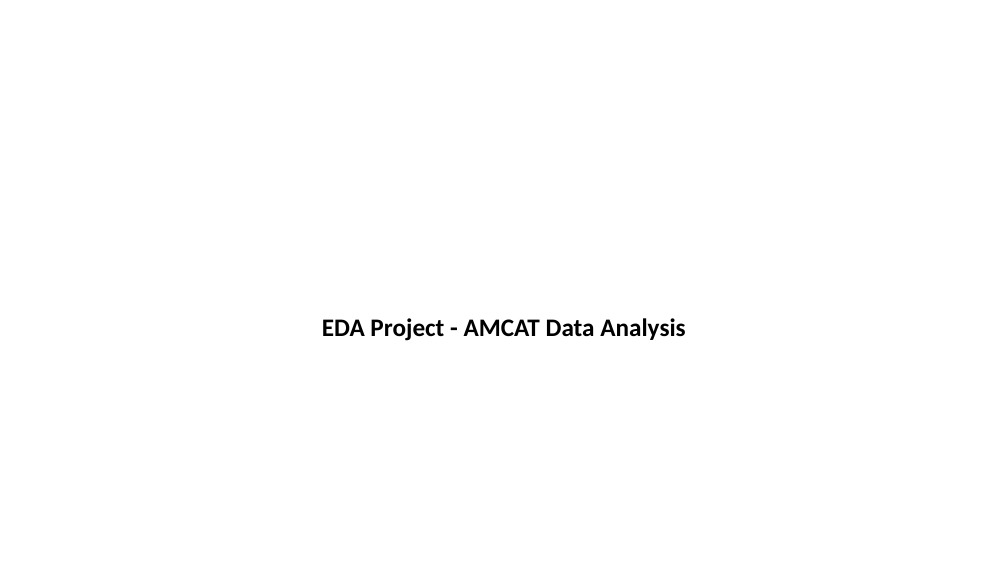
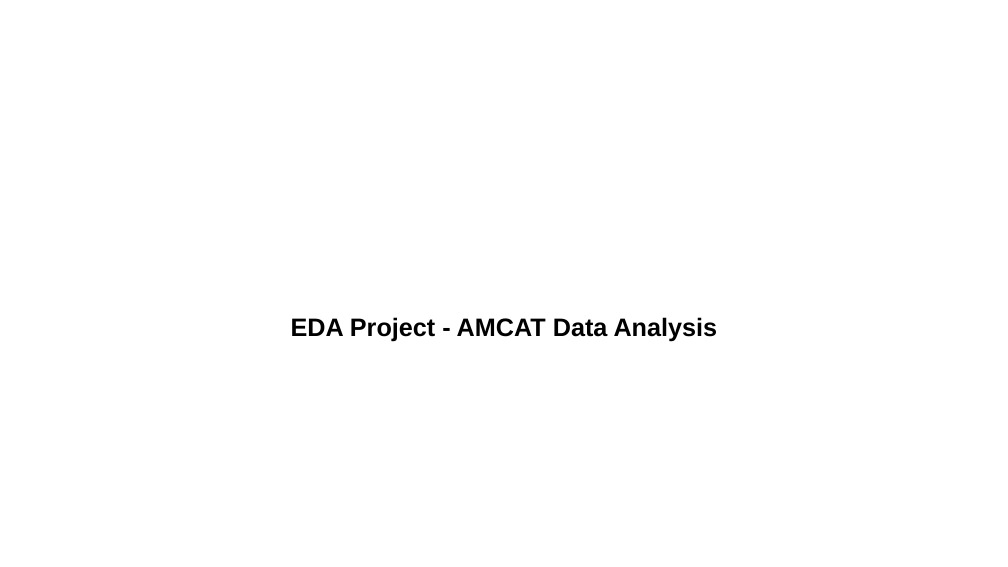
Before and after one commit to KajalDaga/AMCAT-Analysis, a slide deck: slide 1 of Innomatics_Project_AMCAT_Analysis.pptx. Drawn at 1008x567 pixels with LibreOffice and Linux fonts; fonts in the diff are those of the drawing; background and template pictures are left out. Boxes give left, top, right and bottom in pixels: in the first picture for what was removed or moved away, otherwise in the second. Text is boxed around its words. In the diff, an @@ line names an element or a change of style, - is before the commit and + after.

```diff
--- a/Innomatics_Project_AMCAT_Analysis.pptx
+++ b/Innomatics_Project_AMCAT_Analysis.pptx
@@ text "EDA Project - AMCAT Data ..." at <box>291,317,718,342</box>: font Calibri to Arial @@
```
Also in this commit, not shown: 4 other slides changed, 1 other file.
